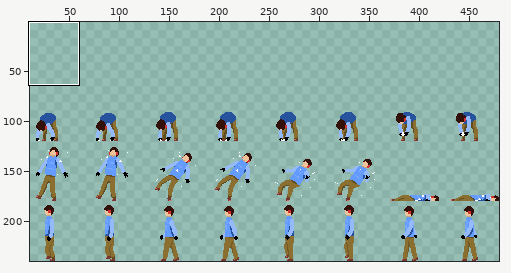
Sprite sheet: FinalProject/snowwar/enemy_image.png. The first picture is a wide view before the edit; the outline marks the close-up.
Close-up. Earlier state:
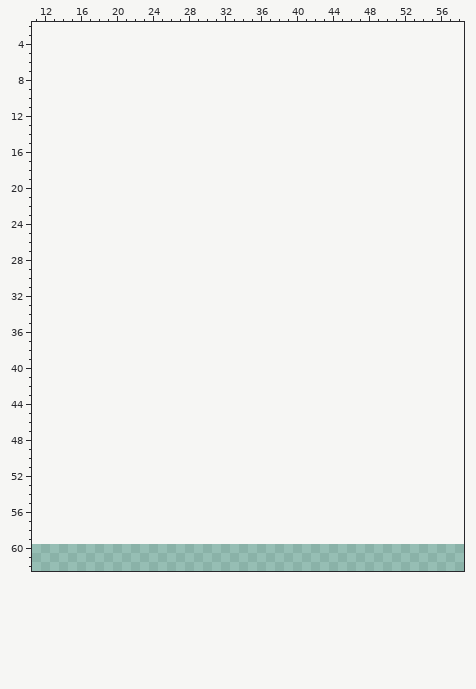
The file is 480x180 pixels. Shown: x 11..58, y 2..62. The old version is drawn lined up with the new one, on the new canvas. The wide view leaves out empty margins. The commit also changed other parts of the picture, which this record leaves out.
After the commit:
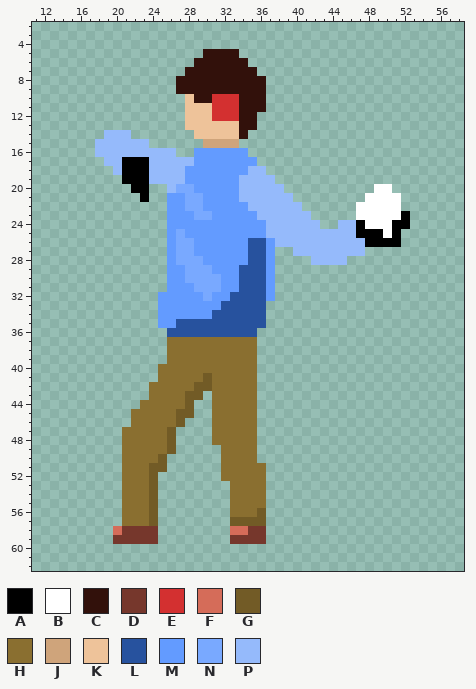
Palette (. is transparent): A #000000  B #ffffff  C #32110b  D #76372c  E #d33030  F #d56c59  G #725b26  H #8a6f30  J #cfa47b  K #eec39a  L #27529e  M #639bff  N #79a9ff  P #95bafb
Changes in this commit:
canvas 480x180 -> 480x240, the old top-left corner now at 0,60
Changed rows in their new state; - is an unchanged pixel.
first column x 18:
 5 ------------CCCC-------------------
 6 -----------CCCCCC------------------
 7 ----------CCCCCCCC-----------------
 8 ---------CCCCCCCCCC----------------
 9 ---------CCCCCCCCCC----------------
10 ----------KCCEEECCC----------------
11 ----------KKKEEECCC----------------
12 ----------KKKEEECC-----------------
13 ----------KKKKKKCC-----------------
14 -PPP-------KKKKKC------------------
15 PPPPPP------JJJJ-------------------
16 PPPPPPPPP--MMMMMM------------------
17 -PPAAAPPPPPMMMMMMM-----------------
18 --PAAAPPPPMMMMMMMPP----------------
19 ---AAAPPPPMMMMMMPPPP---------------
20 ----AA--PNNMMMMMPPPPP----------BB--
21 -----A--MMNNMMMMPPPPPP--------BBBB-
22 --------MMNNMMMMMPPPPPP------BBBBB-
23 --------MMMNNMMMMMPPPPPP-----BBBBBA
24 --------MMMMMMMMMMMPPPPPP--PPABBBAA
25 --------MNMMMMMMMMMPPPPPPPPPPAAABA-
26 --------MNNMMMMMMLLMPPPPPPPPPPAAAA-
27 --------MNNMMMMMMLLM--PPPPPPPP-----
28 --------MNNNMMMMMLLM----PPPP-------
29 --------MMNNNMMMLLLM---------------
30 --------MMNNNNMMLLLM---------------
31 --------MMMNNNMMLLLM---------------
32 -------MMMMMNMMLLLLM---------------
33 -------MMMMMMMLLLLL----------------
34 -------MMMMMMLLLLLL----------------
35 -------MMLLLLLLLLLL----------------
36 --------LLLLLLLLLL-----------------
37 --------HHHHHHHHHH-----------------
38 --------HHHHHHHHHH-----------------
39 --------HHHHHHHHHH-----------------
40 -------HHHHHHHHHHH-----------------
41 -------HHHHHGHHHHH-----------------
42 ------HHHHHGGHHHHH-----------------
43 ------HHHHGG-HHHHH-----------------
44 -----HHHHHG--HHHHH-----------------
45 ----HHHHHGG--HHHHH-----------------
46 ----HHHHHG---HHHHH-----------------
47 ---HHHHHG----HHHHH-----------------
48 ---HHHHHG----HHHHH-----------------
49 ---HHHHHG-----HHHH-----------------
50 ---HHHHG------HHHH-----------------
51 ---HHHGG------HHHHH----------------
52 ---HHHG-------HHHHH----------------
53 ---HHHG--------HHHH----------------
54 ---HHHG--------HHHH----------------
55 ---HHHG--------HHHH----------------
56 ---HHHG--------HHHG----------------
57 ---HHHG--------GGGG----------------
58 --FDDDD--------FFDD----------------
59 --DDDDD--------DDDD----------------
Boxes around the changes in both close-ups, in picture pixels (x1, y1, x2, y2):
added: (95, 49, 410, 544)
